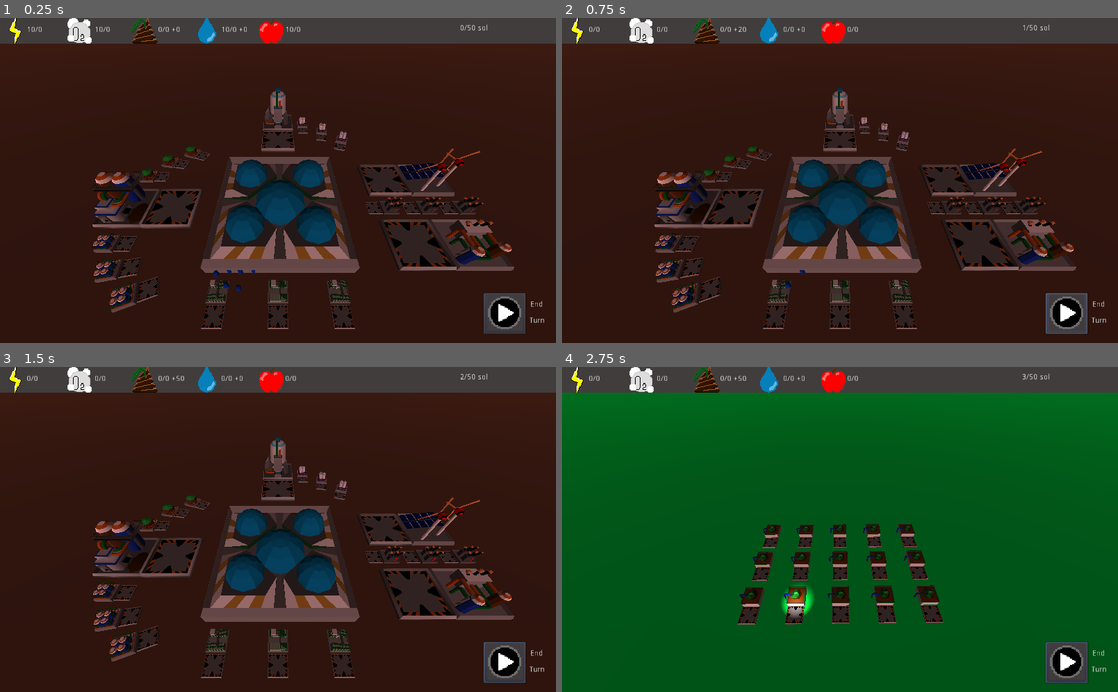
Above: before the commit, frames 1-4 (two rows, left to right).
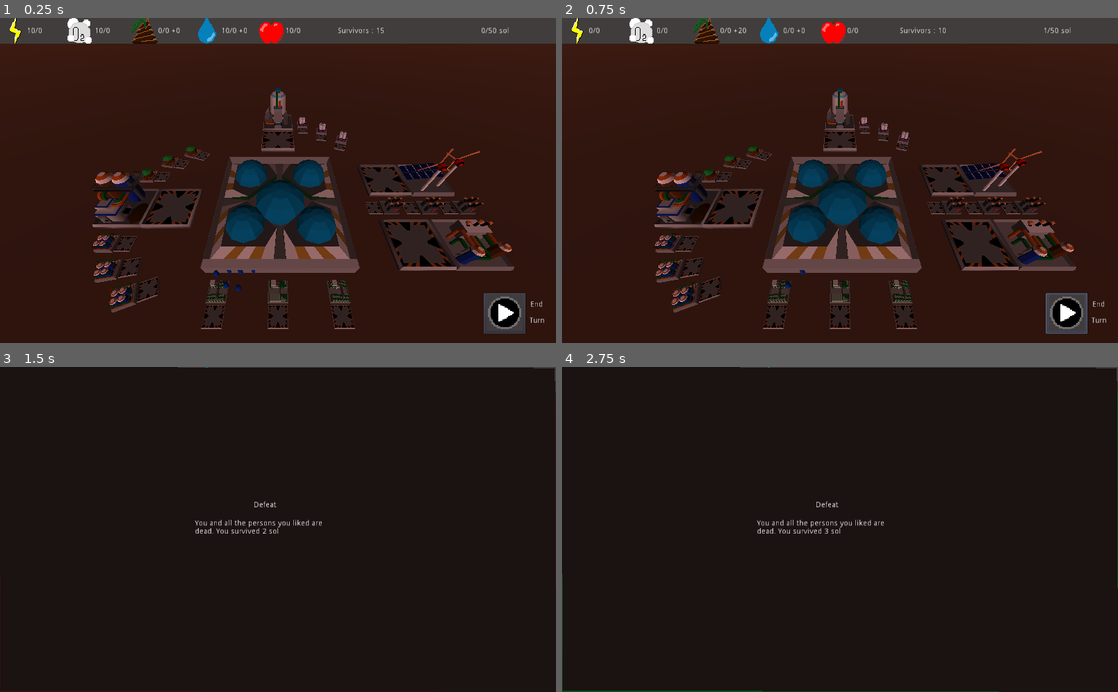
Above: after the commit, the same moments.

Repository: AngryCyboot/LD52
Game: Godot game, scene res://Scènes/Scene principale.tscn
Two runs of this game, one before a commit and one after it. Both use one fixed random seed, a clock stepped at 60 frames per second and the inputs below.
Inputs (mouse positions are in pixels of both pictures, inside the frame that each line leads up to):
- Up to frame 1 (0.25 s): no input
- Up to frame 2 (0.75 s): click (1067, 313) at 0.5 s
- Up to frame 3 (1.5 s): tap Enter at 1.25 s; move the mouse to (400, 513) at 1.27 s; hold D from 1.28 s (still down); tap I at 1.35 s; click (400, 513) at 1.42 s
- Up to frame 4 (2.75 s): tap Space at 2 s; move the mouse to (728, 545) at 2.02 s; release D at 2.03 s; hold A from 2.03 s (still down); tap Tab at 2.1 s

The runs differ from the first frame. In frame 1, 0.2% of the frame differs, in the area x 5-92%, y 1-5%; in frame 2, 0.2%; in frame 3, 36%; in frame 4, 97%, in the area x 0-100%, y 0-100%.

Commit message:
Add Ending Screen Victory and Defeat

Diff:
--- a/GodotFiles/Scènes/UI.tscn
+++ b/GodotFiles/Scènes/UI.tscn
@@ -27,14 +27,15 @@
 "_editor_description_": ""
 }
 
-[node name="Polygon2D" type="Polygon2D" parent="."]
+[node name="RessourceBar" type="Polygon2D" parent="."]
 color = Color( 0.254902, 0.239216, 0.239216, 1 )
 polygon = PoolVector2Array( 0, 48, 1024, 48, 1024, 0, 0, 0 )
 
 [node name="ElectricityIcon" type="Sprite" parent="."]
-position = Vector2( 28, 24 )
+position = Vector2( 196, 281 )
 scale = Vector2( 1.5, 1.5 )
 texture = ExtResource( 2 )
+offset = Vector2( -112, -171.333 )
 
 [node name="OxygenIcon" type="Sprite" parent="."]
 position = Vector2( 145, 24 )
@@ -58,9 +59,9 @@
 
 [node name="ElectricityLabel" type="RichTextLabel" parent="."]
 margin_left = 49.0
-margin_top = 15.0
+margin_top = 17.0
 margin_right = 112.0
-margin_bottom = 34.0
+margin_bottom = 36.0
 scroll_active = false
 __meta__ = {
 "_edit_use_anchors_": true
@@ -68,9 +69,9 @@
 
 [node name="OxygenLabel" type="RichTextLabel" parent="."]
 margin_left = 174.0
-margin_top = 15.0
+margin_top = 17.0
 margin_right = 237.0
-margin_bottom = 34.0
+margin_bottom = 36.0
 scroll_active = false
 __meta__ = {
 "_edit_use_anchors_": true
@@ -78,9 +79,9 @@
 
 [node name="FertilizerLabel" type="RichTextLabel" parent="."]
 margin_left = 291.0
-margin_top = 15.0
+margin_top = 17.0
 margin_right = 354.0
-margin_bottom = 34.0
+margin_bottom = 36.0
 scroll_active = false
 __meta__ = {
 "_edit_use_anchors_": true
@@ -88,9 +89,9 @@
 
 [node name="WaterLabel" type="RichTextLabel" parent="."]
 margin_left = 407.0
-margin_top = 15.0
+margin_top = 17.0
 margin_right = 470.0
-margin_bottom = 34.0
+margin_bottom = 36.0
 scroll_active = false
 __meta__ = {
 "_edit_use_anchors_": true
@@ -98,20 +99,34 @@
 
 [node name="FoodLabel" type="RichTextLabel" parent="."]
 margin_left = 525.0
-margin_top = 15.0
+margin_top = 17.0
 margin_right = 588.0
-margin_bottom = 34.0
+margin_bottom = 36.0
 scroll_active = false
 __meta__ = {
 "_edit_use_anchors_": true
 }
 
 [node name="GoalLabel" type="RichTextLabel" parent="."]
+anchor_left = 0.0380859
 margin_left = 847.0
-margin_top = 12.0
+margin_top = 17.0
 margin_right = 1016.0
-margin_bottom = 35.0
+margin_bottom = 40.0
 bbcode_enabled = true
+scroll_active = false
+__meta__ = {
+"_edit_use_anchors_": true,
+"_editor_description_": ""
+}
+
+[node name="SurvivorLabel" type="RichTextLabel" parent="."]
+margin_left = 622.0
+margin_top = 17.0
+margin_right = 791.0
+margin_bottom = 36.0
+bbcode_enabled = true
+text = "Survivors :"
 scroll_active = false
 __meta__ = {
 "_edit_use_anchors_": true,
@@ -132,4 +147,23 @@
 icon_align = 1
 expand_icon = true
 
+[node name="EndingScreen" type="Polygon2D" parent="."]
+visible = false
+color = Color( 0.105882, 0.0705882, 0.0705882, 1 )
+polygon = PoolVector2Array( 0, 0, 1, 597, 1024, 600, 1022, 2 )
+
+[node name="ResultLabel" type="RichTextLabel" parent="EndingScreen"]
+visible = false
+margin_left = 467.0
+margin_top = 248.0
+margin_right = 519.0
+margin_bottom = 265.0
+
+[node name="DetailedResultLabel" type="RichTextLabel" parent="EndingScreen"]
+visible = false
+margin_left = 359.0
+margin_top = 282.0
+margin_right = 627.0
+margin_bottom = 322.0
+
 [connection signal="toggled" from="Button" to="." method="_on_Button_toggled"]
--- a/GodotFiles/scripts/UI.gd
+++ b/GodotFiles/scripts/UI.gd
@@ -30,6 +30,8 @@
 	$FoodLabel.text = String(food[0])+"/"+String(food[1])
 	$FoodLabel.hint_tooltip = "+" + String(food[2]) + " -" + String(food[3])
 	$GoalLabel.text = String(turn)+"/"+String(end)+" sol"
+	$SurvivorLabel.text = "Survivors : "+String(survivors)
+	ending_Result()
 	pass
 
 func update(allTheThings):
@@ -55,3 +57,17 @@
 	phase = button_pressed
 	$Button.disabled = true
 	pass # Replace with function body.
+
+func ending_Result():
+	if survivors <= 0 :
+		$EndingScreen.visible = true
+		$EndingScreen/DetailedResultLabel.visible = true
+		$EndingScreen/ResultLabel.visible = true
+		$EndingScreen/ResultLabel.text = "Defeat"
+		$EndingScreen/DetailedResultLabel.text = "You and all the persons you liked are dead. You survived "+String(turn)+" sol"
+	elif survivors >= 1 && turn >= end :
+		$EndingScreen.visible = true
+		$EndingScreen/DetailedResultLabel.visible = true
+		$EndingScreen/ResultLabel.visible = true
+		$EndingScreen/ResultLabel.text = "Victory"
+		$EndingScreen/DetailedResultLabel.text = "You survive "+String(turn)+" sol and keep alive "+String(survivors)+" survivors"
